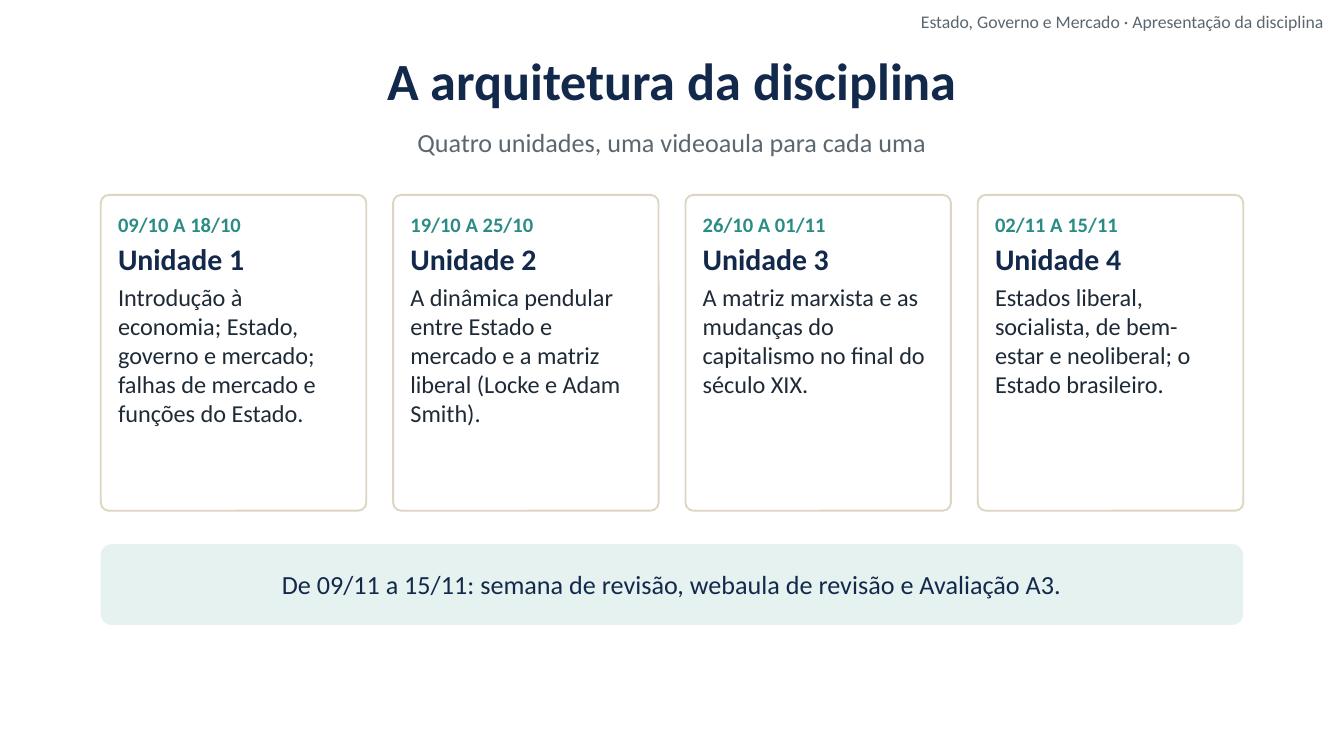
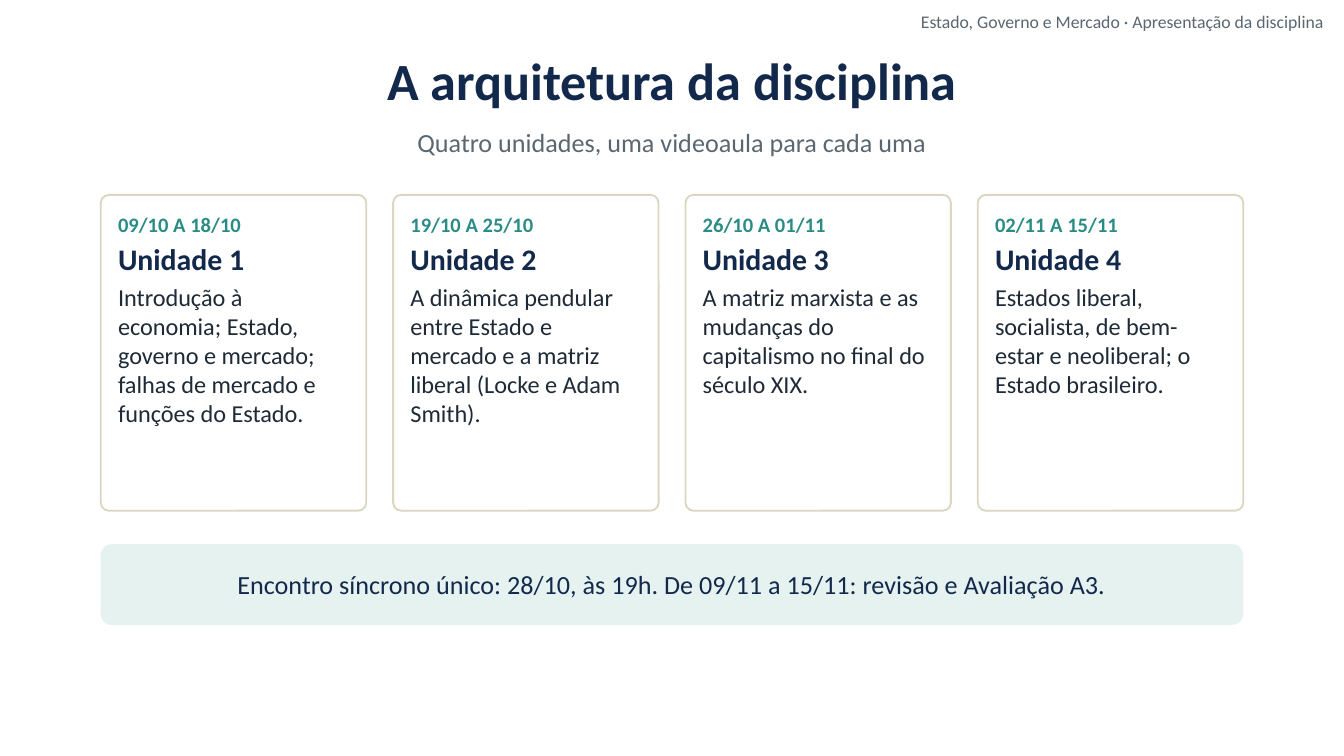
Before and after one commit to cleitonfranco74/gestao_publica, a slide deck: slide 6 of disciplina-01-estado-governo-mercado/materiais/00_Videoaula_de_Apresentacao.pptx. Drawn at 1344x756 pixels with LibreOffice and Linux fonts; fonts in the diff are those of the drawing; background and template pictures are left out. Boxes give left, top, right and bottom in pixels: in the first picture for what was removed or moved away, otherwise in the second. Text is boxed around its words. In the diff, an @@ line names an element or a change of style, - is before the commit and + after.

```diff
--- a/disciplina-01-estado-governo-mercado/materiais/00_Videoaula_de_Apresentacao.pptx
+++ b/disciplina-01-estado-governo-mercado/materiais/00_Videoaula_de_Apresentacao.pptx
@@ text in rounded rectangle at bbox=[237, 576, 1105, 599]: text changed @@
-De 09/11 a 15/11: semana de revisão, webaula de revisão e Avaliação A3.
+Encontro síncrono único: 28/10, às 19h. De 09/11 a 15/11: revisão e Avaliação A3.
```
Also in this commit, not shown: 5 other slides changed, 17 other files.
